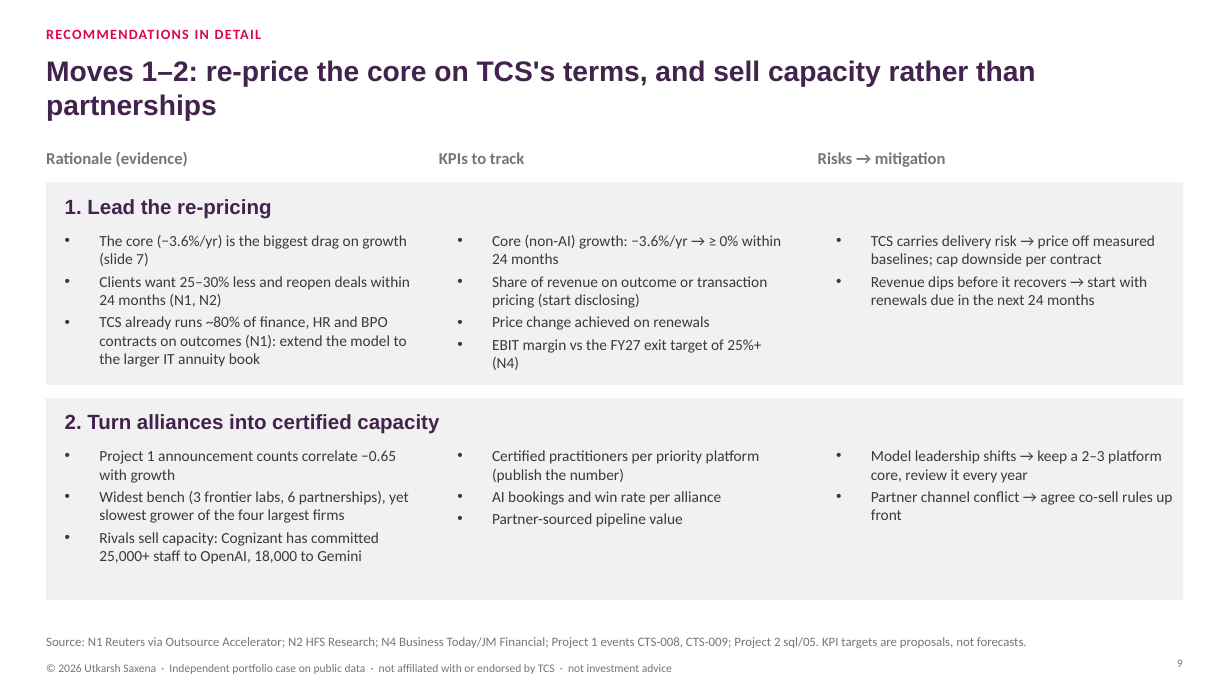
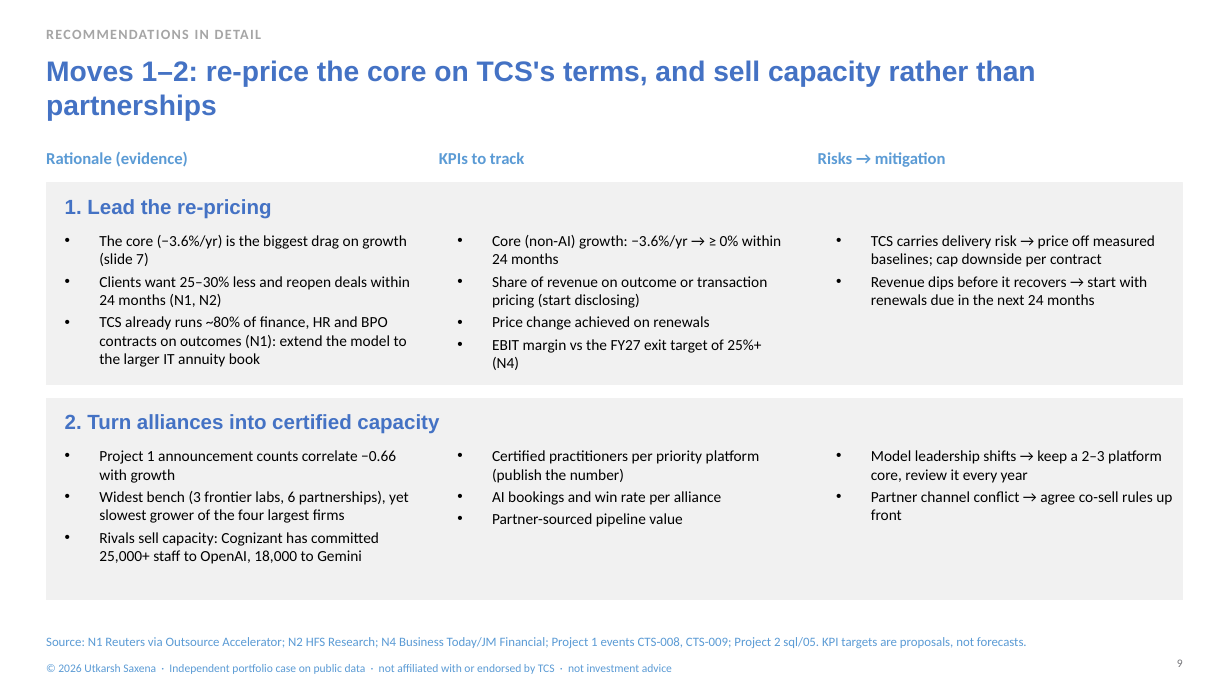
Before and after one commit to lokpriye96/ai-consulting-report-genai-services, a slide deck: slide 9 of outputs/TCS_AI_Deflation_Strategy.pptx. Drawn at 1232x693 pixels with LibreOffice and Linux fonts; fonts in the diff are those of the drawing. Boxes give left, top, right and bottom in pixels: in the first picture for what was removed or moved away, otherwise in the second. Text is boxed around its words. In the diff, an @@ line names an element or a change of style, - is before the commit and + after.

```diff
--- a/outputs/TCS_AI_Deflation_Strategy.pptx
+++ b/outputs/TCS_AI_Deflation_Strategy.pptx
@@ text "RECOMMENDATIONS IN DETAIL" at <box>46,30,261,39</box>: text colour #E0044E to #A5A5A5 @@
@@ text colour #43224D to #4472C4 in 3 elements at <box>46,60,1035,121</box>, <box>65,199,271,219</box>, <box>65,414,439,434</box> @@
@@ text colour #3A3A3C to #000000 in 5 elements at <box>99,235,410,367</box>, <box>492,235,781,370</box>, <box>871,235,1155,305</box>, <box>492,450,760,527</box>, <box>871,450,1172,520</box> @@
@@ text at <box>99,450,396,483</box>: text changed; text colour #3A3A3C to #000000 @@
-• Project 1 announcement counts correlate −0.65 with growth
+• Project 1 announcement counts correlate −0.66 with growth
@@ text at <box>99,491,408,564</box>: text colour #3A3A3C to #000000 in "Widest bench (3 frontier labs, 6 partnerships), ...", "Rivals sell capacity: Cognizant has committed 25,000+ ..." @@
@@ text colour #76767A to #5B9BD5 in 5 elements at <box>46,152,188,167</box>, <box>439,152,525,164</box>, <box>818,152,946,167</box>, <box>46,637,1027,648</box>, <box>58,664,672,674</box> @@
```
Also in this commit, not shown: 10 other slides changed, 23 other files.
